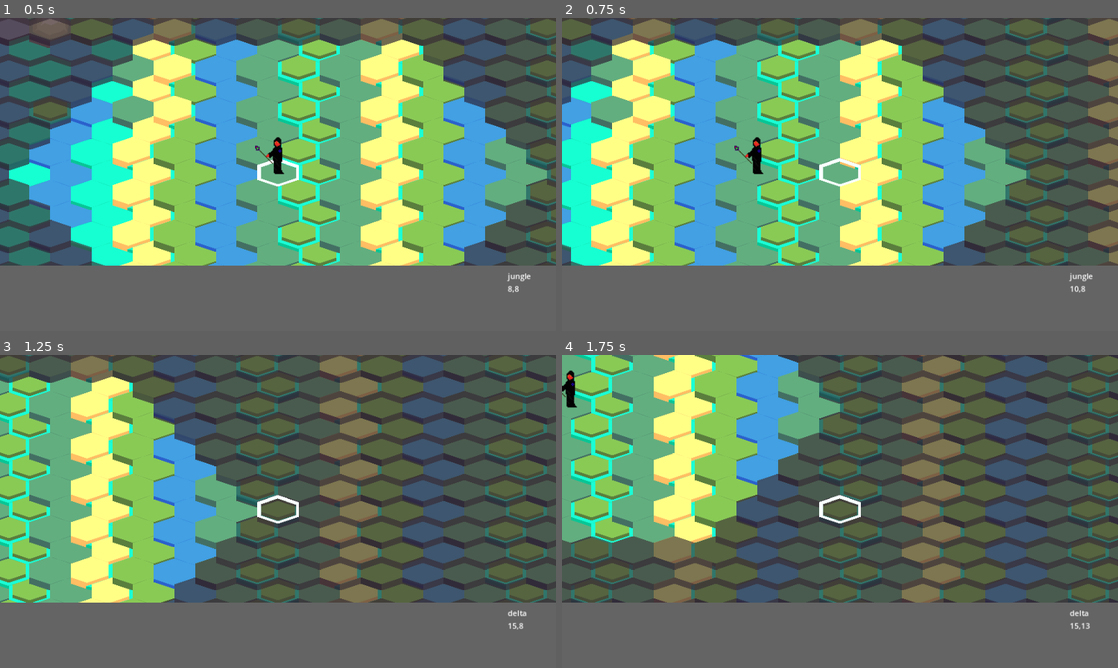
Above: before the commit, frames 1-4 (two rows, left to right).
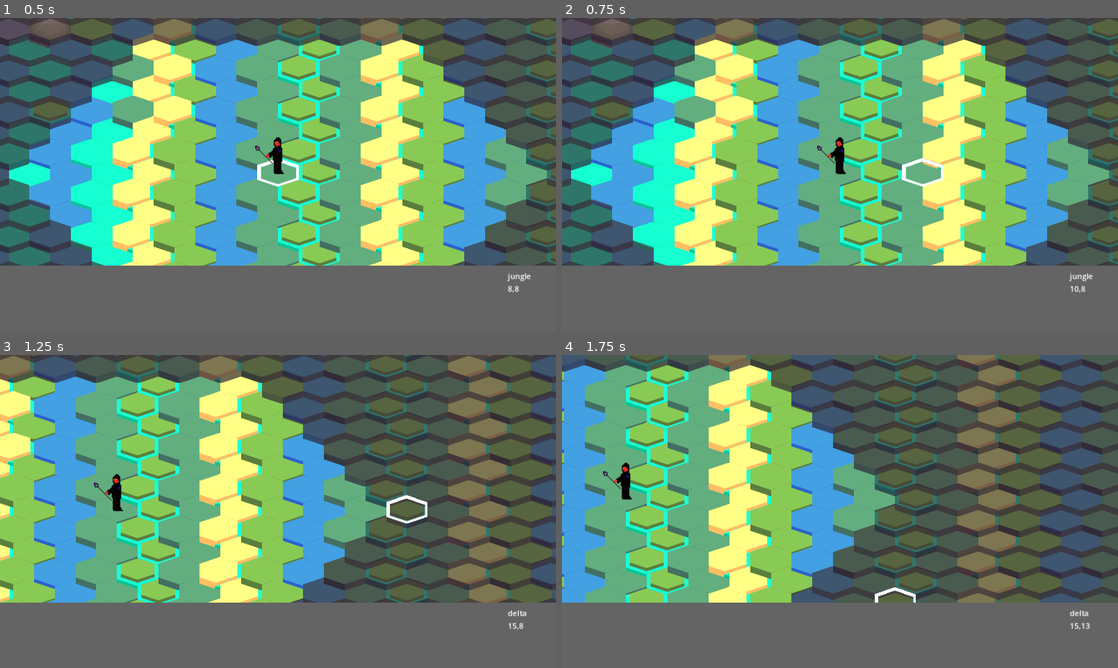
Above: after the commit, the same moments.

Repository: ahhnevermore/mixorcerers
Game: Godot game, scene res://scenes/zenith.tscn
Two runs of this game, one before a commit and one after it. Both use one fixed random seed, a clock stepped at 60 frames per second and the inputs below. The engine's default icon, where the game draws it, is replaced by a stand-in: a white triangle on a blue panel in a dark square.
Inputs:
- Up to frame 1 (0.5 s): no input
- Up to frame 2 (0.75 s): tap Enter at 0.5 s; hold D (cursor_right) from 0.53 s (still down); tap M (move) at 0.6 s
- Up to frame 3 (1.25 s): keep holding D (cursor_right)
- Up to frame 4 (1.75 s): release D (cursor_right) at 1.28 s; hold S (cursor_down) from 1.28 s (still down); tap M (move) at 1.35 s

Frame 1 is identical in both runs. In frame 2, 64% of the frame differs, in the area x 0-100%, y 0-80%; in frame 3, 58%; in frame 4, 69%.

Commit message:
improved camera motion

Diff:
--- a/scenes/Game/game.tscn
+++ b/scenes/Game/game.tscn
@@ -6,7 +6,7 @@
 [ext_resource type="PackedScene" uid="uid://0t8w2vfd3c4x" path="res://scenes/Game/cursor.tscn" id="5_agag1"]
 [ext_resource type="PackedScene" uid="uid://v4pkwn5kxsn4" path="res://scenes/Game/HUD.tscn" id="6_n8d4v"]
 [ext_resource type="PackedScene" uid="uid://bdvr3eh2cbpad" path="res://scenes/Game/Units/enemy.tscn" id="7_a133x"]
-[ext_resource type="Script" path="res://scripts/camera2D.gd" id="8_7m0ks"]
+[ext_resource type="Script" path="res://scripts/Game/camera2D.gd" id="7_gitiv"]
 
 [node name="Game" type="Node"]
 script = ExtResource("1_mw0m6")
@@ -31,7 +31,7 @@
 
 [node name="Camera2D" type="Camera2D" parent="."]
 zoom = Vector2(1.3, 1.3)
-script = ExtResource("8_7m0ks")
+script = ExtResource("7_gitiv")
 
 [connection signal="cursor_changed" from="Cursor" to="." method="_on_cursor_changed"]
 [connection signal="cursor_changed" from="Cursor" to="Camera2D" method="_on_cursor_changed"]
--- a/scripts/Game/camera2D.gd
+++ b/scripts/Game/camera2D.gd
@@ -2,6 +2,10 @@
 
 var cursor:Cursor
 var map:Map
+#this variable is used to move camera when the cursor tile is is a bit too far off the middle of the screen
+# size/2 * 2/3
+var camera_move_threshold
+
 # Called when the node enters the scene tree for the first time.
 func _ready():
 	cursor = get_parent().get_node('Cursor')
@@ -13,6 +17,7 @@
 	limit_bottom = map.map_to_local(Vector2i(map.xw,map.yw)).y +100
 	@warning_ignore("narrowing_conversion")
 	limit_right = map.map_to_local(Vector2i(map.xw,map.yw)).x +20
+	camera_move_threshold=(get_viewport().get_visible_rect().size/4)
 # Called every frame. 'delta' is the elapsed time since the previous frame.
 func _process(_delta):
 	pass
@@ -20,12 +25,9 @@
 
 func _on_cursor_changed():
 
-	var centre = get_screen_center_position()
-
 	if (
-		(abs(centre.x - cursor.cursor_tile.x)  > int((abs(centre.x - limit_left) *2)/3)) or
-		(abs(centre.x - cursor.cursor_tile.x)  > int((abs(centre.x - limit_right) *2)/3)) or
-		(abs(centre.y - cursor.cursor_tile.y)  > int((abs(centre.y - limit_top) *2)/3)) or
-		(abs(centre.y - cursor.cursor_tile.y)  > int((abs(centre.y - limit_bottom) *2)/3))
-	):
-		position = cursor.position
+		(abs(position.x - cursor.position.x)  > camera_move_threshold.x) or
+		(abs(position.y - cursor.position.y)  > camera_move_threshold.y)
+		):
+		var tween = create_tween()
+		tween.tween_property(self,"position",cursor.position,0.3)
--- a/scripts/Game/cursor.gd
+++ b/scripts/Game/cursor.gd
@@ -9,10 +9,14 @@
 
 # Called when the node enters the scene tree for the first time.
 func _ready():
+	#centre on map cursor tile
 	map=get_parent().get_node("Map")
 	cursor_tile= map.map_file[map.player+"_start_position"]
 	position= map.map_to_local(cursor_tile)
+
 	$RepeatDelay.start()
+
+
 # Called every frame. 'delta' is the elapsed time since the previous frame.
 func _process(_delta):
 	var change = Vector2i.ZERO
@@ -30,8 +34,10 @@
 	if change:
 		var final=map.local_to_map(position)+change
 		if final.x< map.xw and final.y< map.yw and final.x>=0 and final.y>=0:
+			#move cursor
 			position=map.map_to_local(final)
 			cursor_tile = final
+
 			cursor_changed.emit()
 
 func update(xy:Vector2i):
--- a/scripts/camera2D.gd
+++ /dev/null
@@ -1,31 +0,0 @@
-extends Camera2D
-
-var cursor:Cursor
-var map:Map
-# Called when the node enters the scene tree for the first time.
-func _ready():
-	cursor = get_parent().get_node('Cursor')
-	map = get_parent().get_node('Map')
-	position=cursor.position
-	limit_left = -20
-	limit_top = -40
-	@warning_ignore("narrowing_conversion")
-	limit_bottom = map.map_to_local(Vector2i(map.xw,map.yw)).y +100
-	@warning_ignore("narrowing_conversion")
-	limit_right = map.map_to_local(Vector2i(map.xw,map.yw)).x +20
-# Called every frame. 'delta' is the elapsed time since the previous frame.
-func _process(_delta):
-	pass
-
-
-func _on_cursor_changed():
-
-	var centre = get_screen_center_position()
-
-	if (
-		(abs(centre.x - cursor.cursor_tile.x)  > int((abs(centre.x - limit_left) *2)/3)) or
-		(abs(centre.x - cursor.cursor_tile.x)  > int((abs(centre.x - limit_right) *2)/3)) or
-		(abs(centre.y - cursor.cursor_tile.y)  > int((abs(centre.y - limit_top) *2)/3)) or
-		(abs(centre.y - cursor.cursor_tile.y)  > int((abs(centre.y - limit_bottom) *2)/3))
-	):
-		position = cursor.position
